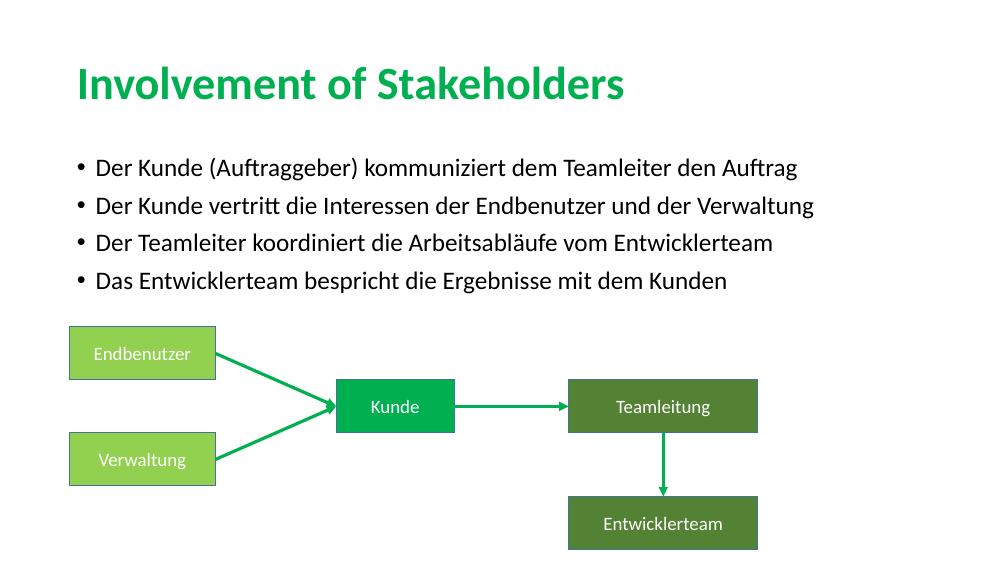
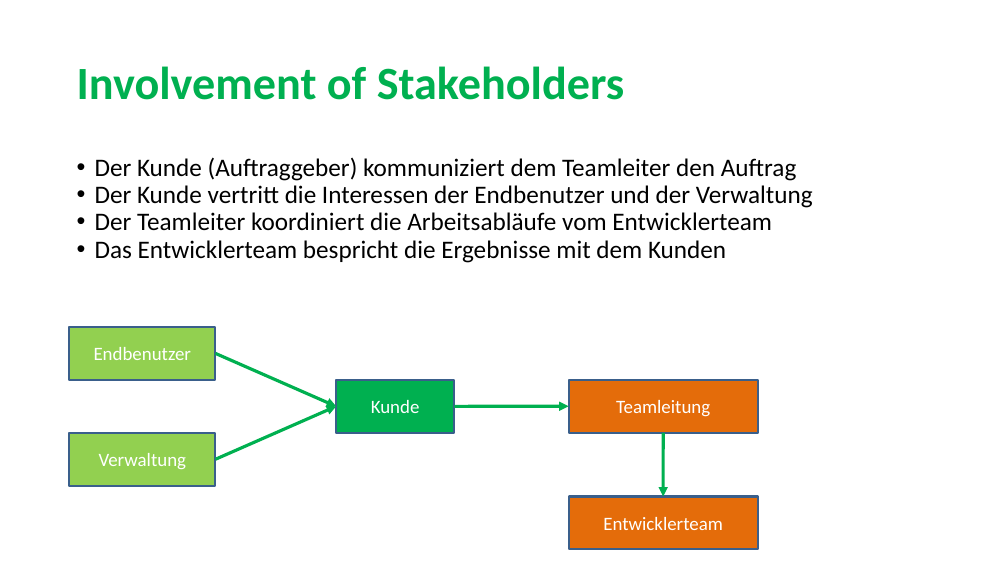
Before and after one commit to sarahmele/ch.bfh.btx8081.w2015.green, a slide deck: slide 7 of doc/task02/Task2.pptx. Drawn at 1008x567 pixels with LibreOffice and Linux fonts; fonts in the diff are those of the drawing. Boxes give left, top, right and bottom in pixels: in the first picture for what was removed or moved away, otherwise in the second. Text is boxed around its words. In the diff, an @@ line names an element or a change of style, - is before the commit and + after.

```diff
--- a/doc/task02/Task2.pptx
+++ b/doc/task02/Task2.pptx
@@ text "Der Kunde (Auftraggeber) kommuniziert dem ..." at (x1=95, y1=157, x2=813, y2=263): indent changed; less space between paragraphs @@
@@ outline #43739E 1 pt to #3A5F8C 2 pt in 3 elements at (x1=70, y1=433, x2=216, y2=486), (x1=70, y1=327, x2=216, y2=380), (x1=337, y1=380, x2=454, y2=433) @@
@@ rectangle "Teamleitung" at (x1=569, y1=380, x2=758, y2=433): fill #548235 to #E46C0A; outline #43739E 1 pt to #3A5F8C 2 pt @@
@@ rectangle "Entwicklerteam" at (x1=569, y1=497, x2=758, y2=550): fill #548235 to #E46C0A; outline #43739E 1 pt to #3A5F8C 2 pt @@
```
Also in this commit, not shown: 6 other slides changed.
